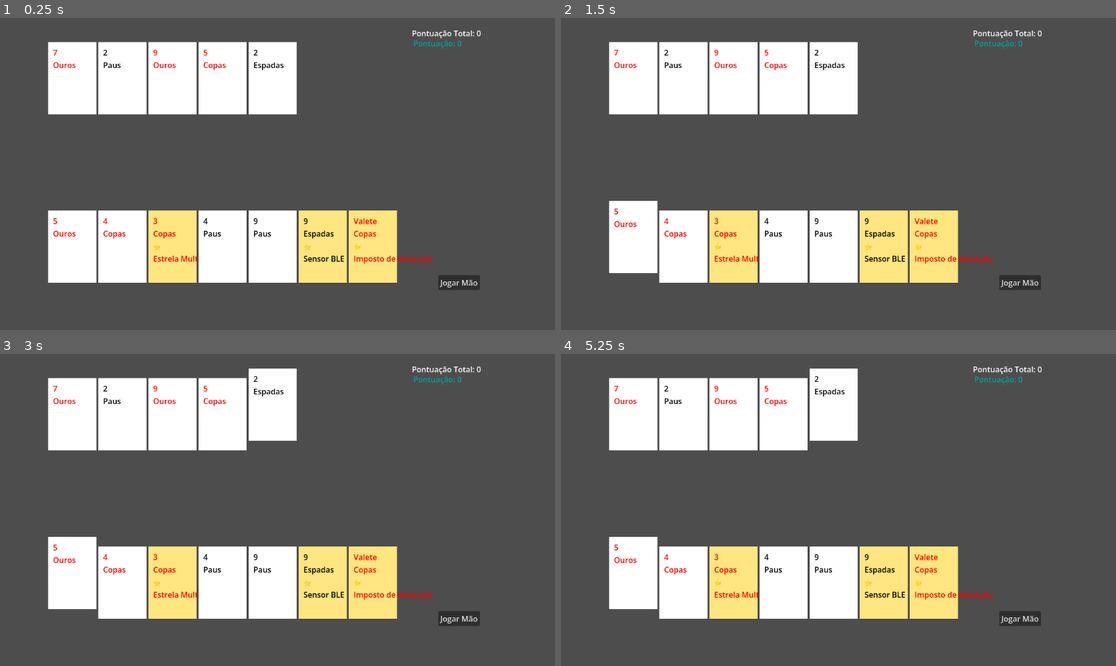
Above: before the commit, frames 1-4 (two rows, left to right).
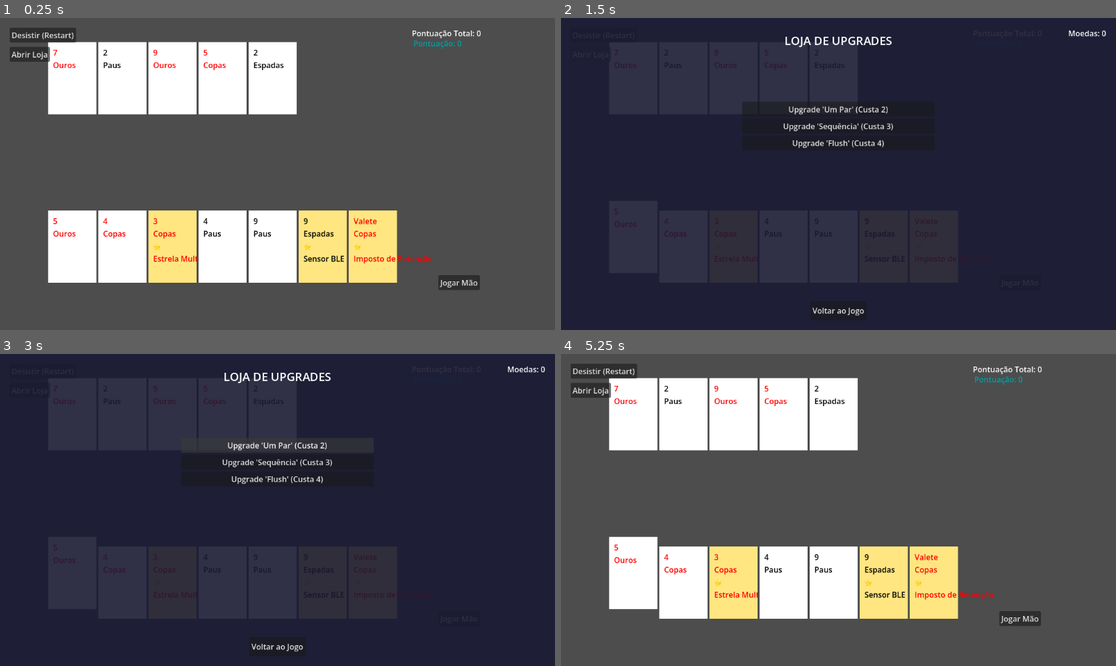
Above: after the commit, the same moments.

Repository: Campos45/des-poker
Game: Godot game, scene res://scenes/main.tscn
Two runs of this game, one before a commit and one after it. Both use one fixed random seed, a clock stepped at 60 frames per second and the inputs below.
Inputs (mouse positions are in pixels of both pictures, inside the frame that each line leads up to):
- Up to frame 1 (0.25 s): no input
- Up to frame 2 (1.5 s): click (633, 245) at 0.52 s; click (588, 55) at 1.25 s, where only the run after the commit has a clickable "Abrir Loja"
- Up to frame 3 (3 s): click (44, 369) at 2 s, where only the run after the commit has a clickable "Desistir (Restart)"; click (277, 444) at 2.75 s, where only the run after the commit has a clickable "Upgrade 'Um Par' (Custa 2)"
- Up to frame 4 (5.25 s): click (838, 463) at 3.5 s, where only the run after the commit has a clickable "Upgrade 'Sequência' (Custa 3)"; click (838, 478) at 4.25 s, where only the run after the commit has a clickable "Upgrade 'Flush' (Custa 4)"; click (838, 647) at 5 s, where only the run after the commit has a clickable "Voltar ao Jogo"

The runs differ from the first frame. In frame 1, 0.8% of the frame differs, in the area x 1-14%, y 3-15%; in frame 2, 100%, in the area x 0-100%, y 0-100%; in frame 3, 99%; in frame 4, 1.5%.

Commit message:
Sprint 20 - Loja

Diff:
--- /dev/null
+++ b/scenes/game_over.tscn
@@ -0,0 +1,51 @@
+[gd_scene format=3 uid="uid://game_over_scene"]
+
+[ext_resource type="Script" uid="uid://game_over_script" path="res://scripts/game_over.gd" id="1_script"]
+
+[node name="GameOver" type="Control"]
+layout_mode = 3
+anchors_preset = 15
+anchor_right = 1.0
+anchor_bottom = 1.0
+script = ExtResource("1_script")
+
+[node name="ColorRect" type="ColorRect" parent="."]
+layout_mode = 1
+anchors_preset = 15
+anchor_right = 1.0
+anchor_bottom = 1.0
+color = Color(0, 0, 0, 0.8)
+
+[node name="Label" type="Label" parent="."]
+layout_mode = 1
+anchors_preset = 8
+anchor_left = 0.5
+anchor_top = 0.5
+anchor_right = 0.5
+anchor_bottom = 0.5
+offset_left = -100.0
+offset_top = -50.0
+offset_right = 100.0
+offset_bottom = -20.0
+grow_horizontal = 2
+grow_vertical = 2
+theme_override_font_sizes/font_size = 30
+text = "FIM DA RUN"
+horizontal_alignment = 1
+
+[node name="RestartButton" type="Button" parent="."]
+layout_mode = 1
+anchors_preset = 8
+anchor_left = 0.5
+anchor_top = 0.5
+anchor_right = 0.5
+anchor_bottom = 0.5
+offset_left = -60.0
+offset_top = 10.0
+offset_right = 60.0
+offset_bottom = 50.0
+grow_horizontal = 2
+grow_vertical = 2
+text = "Recomeçar"
+
+[connection signal="pressed" from="RestartButton" to="." method="_on_restart_button_pressed"]
--- /dev/null
+++ b/scenes/shop.tscn
@@ -0,0 +1,90 @@
+[gd_scene format=3 uid="uid://shop_scene"]
+
+[ext_resource type="Script" uid="uid://shop_script" path="res://scripts/shop.gd" id="1_script"]
+
+[node name="Shop" type="Control"]
+layout_mode = 3
+anchors_preset = 15
+anchor_right = 1.0
+anchor_bottom = 1.0
+script = ExtResource("1_script")
+
+[node name="ColorRect" type="ColorRect" parent="."]
+layout_mode = 1
+anchors_preset = 15
+anchor_right = 1.0
+anchor_bottom = 1.0
+color = Color(0.1, 0.1, 0.2, 0.9)
+
+[node name="Label" type="Label" parent="."]
+layout_mode = 1
+anchors_preset = 5
+anchor_left = 0.5
+anchor_right = 0.5
+offset_left = -100.0
+offset_top = 30.0
+offset_right = 100.0
+offset_bottom = 70.0
+grow_horizontal = 2
+theme_override_font_sizes/font_size = 24
+text = "LOJA DE UPGRADES"
+horizontal_alignment = 1
+
+[node name="BankLabel" type="Label" parent="."]
+layout_mode = 1
+anchors_preset = 1
+anchor_left = 1.0
+anchor_right = 1.0
+offset_left = -150.0
+offset_top = 20.0
+offset_right = -20.0
+offset_bottom = 50.0
+grow_horizontal = 0
+text = "Moedas: 0"
+horizontal_alignment = 2
+
+[node name="VBoxContainer" type="VBoxContainer" parent="."]
+layout_mode = 1
+anchors_preset = 8
+anchor_left = 0.5
+anchor_top = 0.5
+anchor_right = 0.5
+anchor_bottom = 0.5
+offset_left = -200.0
+offset_top = -150.0
+offset_right = 200.0
+offset_bottom = 150.0
+grow_horizontal = 2
+grow_vertical = 2
+
+[node name="PairButton" type="Button" parent="VBoxContainer"]
+layout_mode = 2
+text = "Upgrade 'Um Par' (Custa 2)"
+
+[node name="StraightButton" type="Button" parent="VBoxContainer"]
+layout_mode = 2
+text = "Upgrade 'Sequência' (Custa 3)"
+
+[node name="FlushButton" type="Button" parent="VBoxContainer"]
+layout_mode = 2
+text = "Upgrade 'Flush' (Custa 4)"
+
+[node name="BackButton" type="Button" parent="."]
+layout_mode = 1
+anchors_preset = 7
+anchor_left = 0.5
+anchor_top = 1.0
+anchor_right = 0.5
+anchor_bottom = 1.0
+offset_left = -50.0
+offset_top = -60.0
+offset_right = 50.0
+offset_bottom = -20.0
+grow_horizontal = 2
+grow_vertical = 0
+text = "Voltar ao Jogo"
+
+[connection signal="pressed" from="VBoxContainer/PairButton" to="." method="_on_pair_button_pressed"]
+[connection signal="pressed" from="VBoxContainer/StraightButton" to="." method="_on_straight_button_pressed"]
+[connection signal="pressed" from="VBoxContainer/FlushButton" to="." method="_on_flush_button_pressed"]
+[connection signal="pressed" from="BackButton" to="." method="_on_back_button_pressed"]
--- a/scripts/deck.gd
+++ b/scripts/deck.gd
@@ -29,6 +29,10 @@
 @onready var next_round_button = $NextRoundButton
 @onready var bank_label = $BankLabel
 
+@onready var shop_button = Button.new()
+@onready var restart_button = Button.new() # <-- ADICIONA ESTA LINHA
+const SHOP_SCENE = preload("res://scenes/shop.tscn")
+
 var global_bank = 0
 var current_round = 1
 
@@ -36,6 +40,18 @@
 func _ready():
 	randomize()
 	next_round_button.hide()
+	shop_button.text = "Abrir Loja"
+	shop_button.position = Vector2(20, 60)
+	shop_button.pressed.connect(_on_shop_button_pressed)
+	add_child(shop_button)
+
+	# --- ADICIONA ESTE BLOCO ---
+	restart_button.text = "Desistir (Restart)"
+	restart_button.position = Vector2(20, 20)
+	restart_button.pressed.connect(_on_force_restart_pressed)
+	add_child(restart_button)
+	# ---------------------------
+
 	generate_master_player_deck()
 	start_new_round()
 
@@ -135,7 +151,7 @@
 	final_text += str(score1_data["chips"]) + " Fichas X " + str(score1_data["mult"]) + " Mult = " + str(score1_data["total"]) + "\n\n"
 
 	# IA avalia a 2ª Mão
-	var hand2_data = HandEvaluator.find_best_hand(remaining_cards)
+	var hand2_data = HandEvaluator.find_best_hand(remaining_cards, game_context)
 	var score2_data = hand2_data["score_data"]
 
 	final_text += "Segunda Mão (Auto): " + hand2_data["name"] + " (Nv " + str(HandEvaluator.hand_levels[hand2_data["name"]]) + ")\n"
@@ -206,3 +222,12 @@
 
 	current_round += 1 # Adiciona isto para as Veteranas de Serviço ficarem mais fortes!
 	start_new_round()
+
+
+func _on_shop_button_pressed():
+	var shop_instance = SHOP_SCENE.instantiate()
+	get_tree().root.add_child(shop_instance) # Adiciona a loja por cima do jogo
+
+# --- ADICIONA ESTA FUNÇÃO NO FINAL DO FICHEIRO ---
+func _on_force_restart_pressed():
+	get_tree().change_scene_to_file("res://scenes/game_over.tscn")
--- /dev/null
+++ b/scripts/game_over.gd
@@ -0,0 +1,5 @@
+extends Control
+
+func _on_restart_button_pressed():
+	# Volta a carregar o jogo do zero
+	get_tree().change_scene_to_file("res://scenes/main.tscn")
--- /dev/null
+++ b/scripts/shop.gd
@@ -0,0 +1,40 @@
+extends Control
+
+# Referência temporária ao banco do deck principal
+var current_bank = 0
+
+@onready var bank_label = $BankLabel
+
+func _ready():
+	# Lê o banco global do nó Main (assumindo que o Main ainda está na árvore)
+	var main_node = get_tree().root.get_node_or_null("Main")
+	if main_node:
+		current_bank = main_node.global_bank
+	update_ui()
+
+func update_ui():
+	bank_label.text = "Moedas: " + str(current_bank)
+
+func try_buy_upgrade(hand_name: String, cost: int):
+	var main_node = get_tree().root.get_node_or_null("Main")
+	if main_node and current_bank >= cost:
+		current_bank -= cost
+		main_node.global_bank = current_bank # Atualiza o banco no jogo principal
+		HandEvaluator.level_up_hand(hand_name)
+		update_ui()
+		print("Compraste upgrade para: ", hand_name)
+	else:
+		print("Sem dinheiro para ", hand_name)
+
+func _on_pair_button_pressed():
+	try_buy_upgrade("Um Par", 2)
+
+func _on_straight_button_pressed():
+	try_buy_upgrade("Sequência (Straight)", 3)
+
+func _on_flush_button_pressed():
+	try_buy_upgrade("Flush", 4)
+
+func _on_back_button_pressed():
+	# Fecha a loja (liberta esta cena)
+	queue_free()
Not shown, added: scripts/game_over.gd.uid
Not shown, added: scripts/shop.gd.uid
